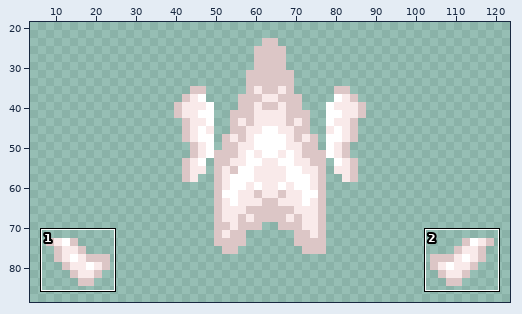
Two versions of one sprite sheet, sprites-override/units/arkyid-cell.png. Above, an overview of the earlier version with the close-up marked.
Close-up. As it was:
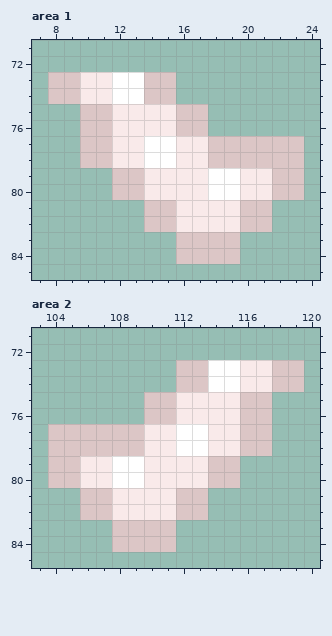
The file is 128x128 pixels. Shown: area 1: x 7..24, y 71..85; area 2: x 103..120, y 71..85. The wide view leaves out empty margins. The commit also changed other parts of the picture, which this record leaves out.
And afterwards:
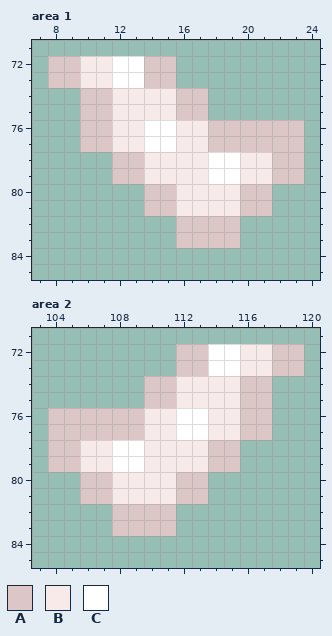
Palette (. is transparent): A #dcc6c6  B #f9eaea  C #ffffff
What changed:
Area 1:
Colour A is added in row 72 at x 8 to 9 and 14 to 15; in row 74 at x 16 to 17; in row 76 at x 18 to 23.
Colour A replaces colour B in row 74 at x 10 to 11; in row 78 at x 12 to 13; in row 80 at x 14 to 15 and 20 to 21; in row 82 at x 16 to 19.
Colour B is added in row 72 at x 10 to 11.
Colour B replaces colour A in row 74 at x 14 to 15; in row 76 at x 16 to 17; in row 78 at x 20 to 21.
Colour B replaces colour C in row 74 at x 12 to 13; in row 78 at x 14 to 15; in row 80 at x 18 to 19.
Colour C is added in row 72 at x 12 to 13.
Colour C replaces colour A in row 78 at x 18 to 19.
Colour C replaces colour B in row 76 at x 14 to 15.
Colour A is gone in row 74 at x 8 to 9; in row 78 at x 10 to 11; in row 80 at x 12 to 13 and 22 to 23; in row 82 at x 14 to 15 and 20 to 21; in row 84 at x 16 to 19.
Area 2:
Colour A is added in row 72 at x 112 to 113 and 118 to 119; in row 74 at x 110 to 111; in row 76 at x 104 to 109.
Colour A replaces colour B in row 74 at x 116 to 117; in row 78 at x 114 to 115; in row 80 at x 106 to 107 and 112 to 113; in row 82 at x 108 to 111.
Colour B is added in row 72 at x 116 to 117.
Colour B replaces colour A in row 74 at x 112 to 113; in row 76 at x 110 to 111; in row 78 at x 106 to 107.
Colour B replaces colour C in row 74 at x 114 to 115; in row 78 at x 112 to 113; in row 80 at x 108 to 109.
Colour C is added in row 72 at x 114 to 115.
Colour C replaces colour A in row 78 at x 108 to 109.
Colour C replaces colour B in row 76 at x 112 to 113.
Colour A is gone in row 74 at x 118 to 119; in row 78 at x 116 to 117; in row 80 at x 104 to 105 and 114 to 115; in row 82 at x 106 to 107 and 112 to 113; in row 84 at x 108 to 111.
Changed places in both close-ups, as pixel boxes (x1, y1, x2, y2):
changed: (48, 56, 304, 264)
changed: (48, 344, 304, 552)
